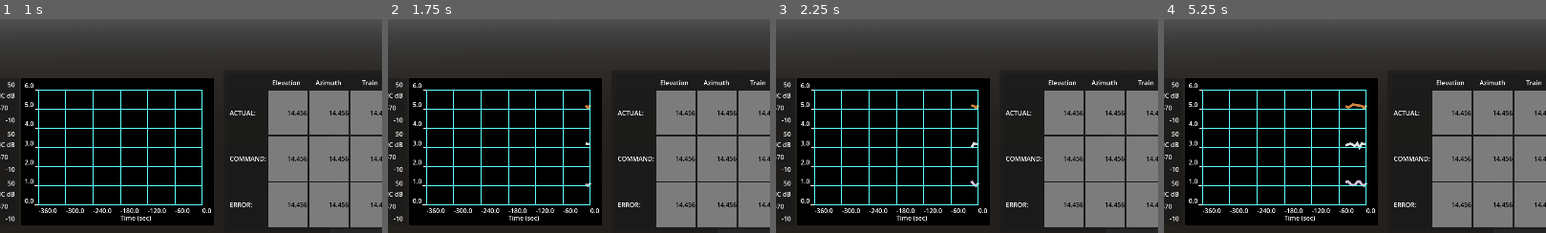
Above: before the commit, frames 1-4 (left to right).
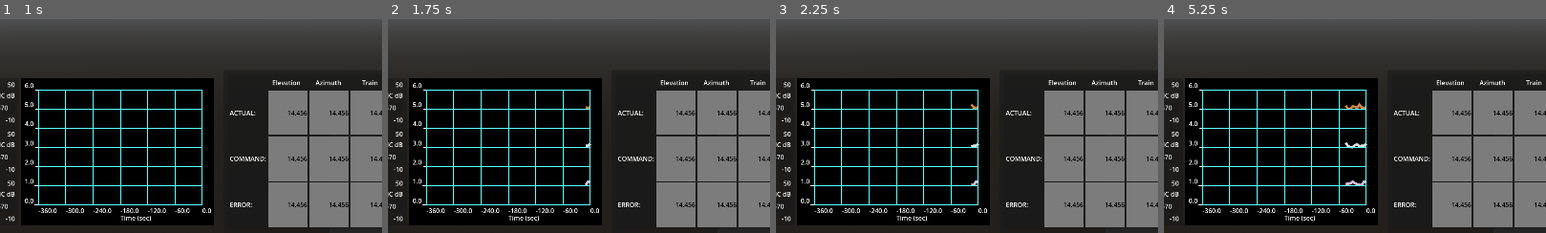
Above: after the commit, the same moments.

Repository: asfadmin/antenna-museum-exhibit
Game: Godot game, scene res://src/main.tscn
The game is run twice, just before and just after one commit, with the same random seed, the same clock (stepped at 60 frames per second) and the same inputs.
Inputs:
- Up to frame 1 (1 s): click "Track" at 0.5 s
- Up to frame 2 (1.75 s): click "AIRSAR" at 1.25 s
- Up to frame 3 (2.25 s): click "AURA" at 2 s
- Up to frame 4 (5.25 s): click "IC2" at 2.75 s; click "ICESAT" at 3.5 s; click "OCO2" at 4.25 s; click "SCISAT" at 5 s
The pictures show only the part of the screen within x 4-54%, y 50-100%; the shares and areas given below are measured in that part.

Frame 1 is identical in both runs. In frame 2, less than 0.1% of the frame differs, in the area x 51-54%, y 40-79%; in frame 3, less than 0.1%; in frame 4, 0.3%, in the area x 47-54%, y 39-79%.

Commit message:
Cosmetic code-cleanup

Diff:
--- a/exhibit-frontend/plot_control.gd
+++ b/exhibit-frontend/plot_control.gd
@@ -5,16 +5,16 @@
 var lhc_plot: PlotItem
 var rhc_plot: PlotItem
 var xband_plot: PlotItem
-var lhc_line = []
-var rhc_line = []
-var xband_line = []
-var x_max = 0
-var x_min = -360
-var x = x_max
-var looped = false
-var shift_width = 5
+var lhc_line: Array[Variant] = []
+var rhc_line: Array[Variant] = []
+var xband_line: Array[Variant] = []
+var x_max: int = 0
+var x_min: int = -360
+var x: int = x_max
+var looped: bool = false
+var shift_width: int = 5
 
-var ranges = {
+const RANGES: Dictionary = {
 	"lhc": {
 		"low": 1,
 		"high": 1.25,
@@ -42,9 +42,9 @@
 		plot.add_point(point)
 
 
-func shift(line):
+func shift(line) -> Array[Variant]:
 	# Sub shift_width from each x in the line
-	var shifted = []
+	var shifted: Array[Variant] = []
 	for point in line:
 		point.x -=  shift_width
 		shifted.append(point)
@@ -52,33 +52,37 @@
 	return shifted
 
 
-func _on_timer_timeout() -> void:
+func do_demo():
 	if x > x_min:
 		if looped:
 			lhc_line = shift(lhc_line)
-			lhc_line.push_front(Vector2(x_max, randf_range(ranges["lhc"]["low"], ranges["lhc"]["high"])))
+			lhc_line.push_front(Vector2(x_max, randf_range(RANGES["lhc"]["low"], RANGES["lhc"]["high"])))
 			lhc_line.pop_back()
 
 			rhc_line = shift(rhc_line)
-			rhc_line.push_front(Vector2(x_max, randf_range(ranges["rhc"]["low"], ranges["rhc"]["high"])))
+			rhc_line.push_front(Vector2(x_max, randf_range(RANGES["rhc"]["low"], RANGES["rhc"]["high"])))
 			rhc_line.pop_back()
 
 			xband_line = shift(xband_line)
-			xband_line.push_front(Vector2(x_max, randf_range(ranges["xband"]["low"], ranges["xband"]["high"])))
+			xband_line.push_front(Vector2(x_max, randf_range(RANGES["xband"]["low"], RANGES["xband"]["high"])))
 			xband_line.pop_back()
 			x = x_max
 		else:
-			lhc_line.push_back(Vector2(x, randf_range(ranges["lhc"]["low"], ranges["lhc"]["high"])))
-			rhc_line.push_back(Vector2(x, randf_range(ranges["rhc"]["low"], ranges["rhc"]["high"])))
-			xband_line.push_back(Vector2(x, randf_range(ranges["xband"]["low"], ranges["xband"]["high"])))
+			lhc_line.push_back(Vector2(x, randf_range(RANGES["lhc"]["low"], RANGES["lhc"]["high"])))
+			rhc_line.push_back(Vector2(x, randf_range(RANGES["rhc"]["low"], RANGES["rhc"]["high"])))
+			xband_line.push_back(Vector2(x, randf_range(RANGES["xband"]["low"], RANGES["xband"]["high"])))
 		x -= shift_width
 	elif x == x_min:
-		lhc_line.push_back(Vector2(x, randf_range(ranges["lhc"]["low"], ranges["lhc"]["high"])))
-		rhc_line.push_back(Vector2(x, randf_range(ranges["rhc"]["low"], ranges["rhc"]["high"])))
-		xband_line.push_back(Vector2(x_max, randf_range(ranges["xband"]["low"], ranges["xband"]["high"])))
+		lhc_line.push_back(Vector2(x, randf_range(RANGES["lhc"]["low"], RANGES["lhc"]["high"])))
+		rhc_line.push_back(Vector2(x, randf_range(RANGES["rhc"]["low"], RANGES["rhc"]["high"])))
+		xband_line.push_back(Vector2(x_max, randf_range(RANGES["xband"]["low"], RANGES["xband"]["high"])))
 		looped = true
 		x = x_max
 
 	redraw(lhc_line, lhc_plot)
 	redraw(rhc_line, rhc_plot)
 	redraw(xband_line, xband_plot)
+
+
+func _on_timer_timeout() -> void:
+	do_demo()
